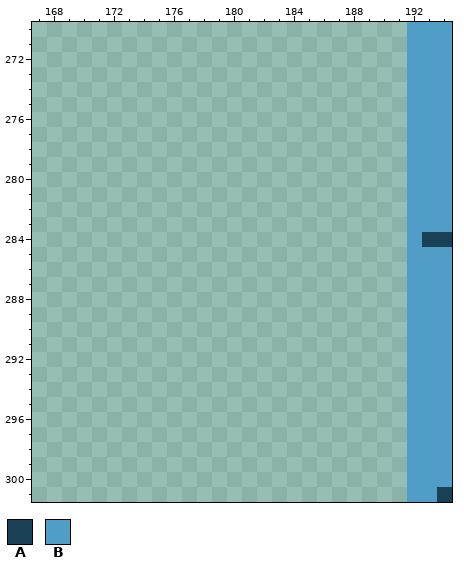
A pixel-art file gets an edit: waterborn/GameData/Asset/Graphism/Texture/test/test_texture_1.aseprite. Above: the version before the commit.
512x512 pixels, 1 frame. Colours within 5 levels of each other are drawn and written as one. Shown: x 167..194, y 270..301.
Palette (. is transparent): A #1a4055  B #509dc8
Pixels before, first column x 192:
270 BBB
271 BBB
272 BBB
273 BBB
274 BBB
275 BBB
276 BBB
277 BBB
278 BBB
279 BBB
280 BBB
281 BBB
282 BBB
283 BBB
284 BAA
285 BBB
286 BBB
287 BBB
288 BBB
289 BBB
290 BBB
291 BBB
292 BBB
293 BBB
294 BBB
295 BBB
296 BBB
297 BBB
298 BBB
299 BBB
300 BBB
301 BBA
And afterwards:
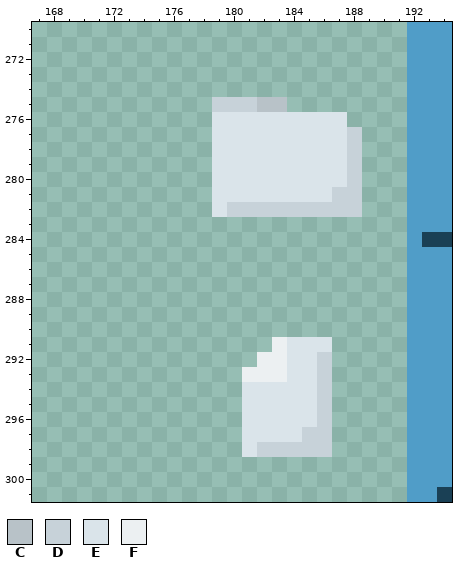
Colours new in this view: C #b8c2c8  D #c7d2d9  E #dae4ea  F #ecf0f2
The edit:
There is now colour C in row 275 at x 182 to 183.
There is now colour D in row 275 at x 179 to 181; in rows 277 to 280 at x 188; in row 281 at x 187 to 188; in row 282 at x 180 to 188; in rows 292 to 296 at x 186; in row 297 at x 185 to 186.
There is now colour D in row 298 at x 182 to 186.
There is now colour E in rows 276 to 280 at x 179 to 187; in row 281 at x 179 to 186; in row 282 at x 179; in row 291 at x 184 to 186; in rows 292 to 293 at x 184 to 185; in rows 294 to 296 at x 181 to 185.
There is now colour E in row 297 at x 181 to 184; in row 298 at x 181.
There is now colour F in row 291 at x 183; in row 292 at x 182 to 183; in row 293 at x 181 to 183.
